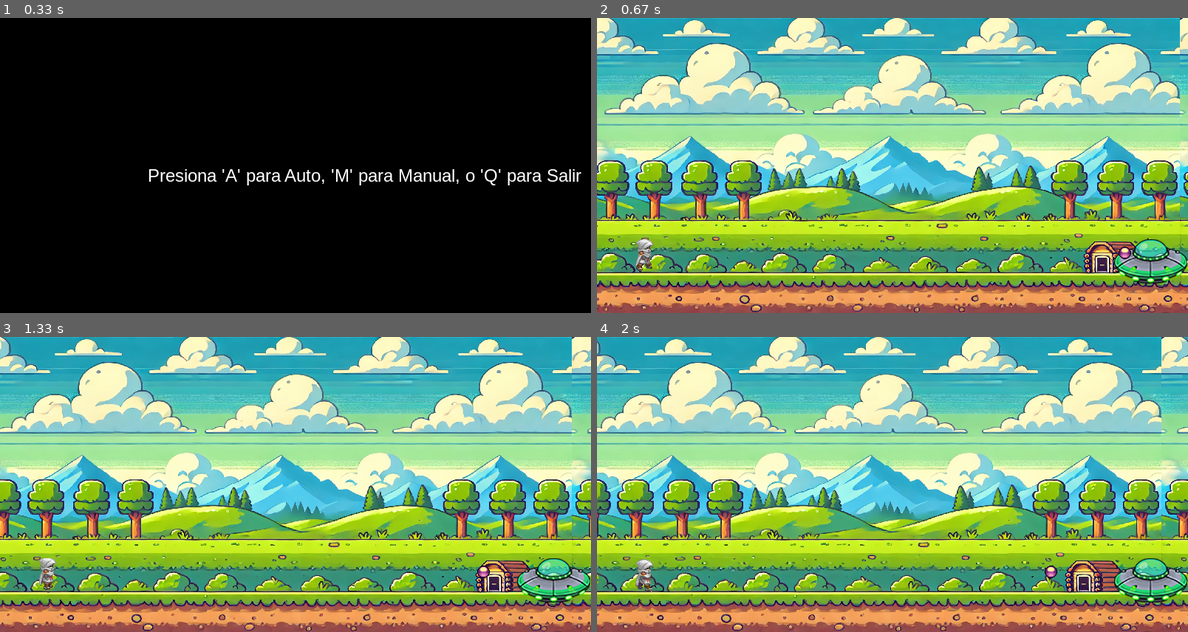
Above: before the commit, frames 1-4 (two rows, left to right).
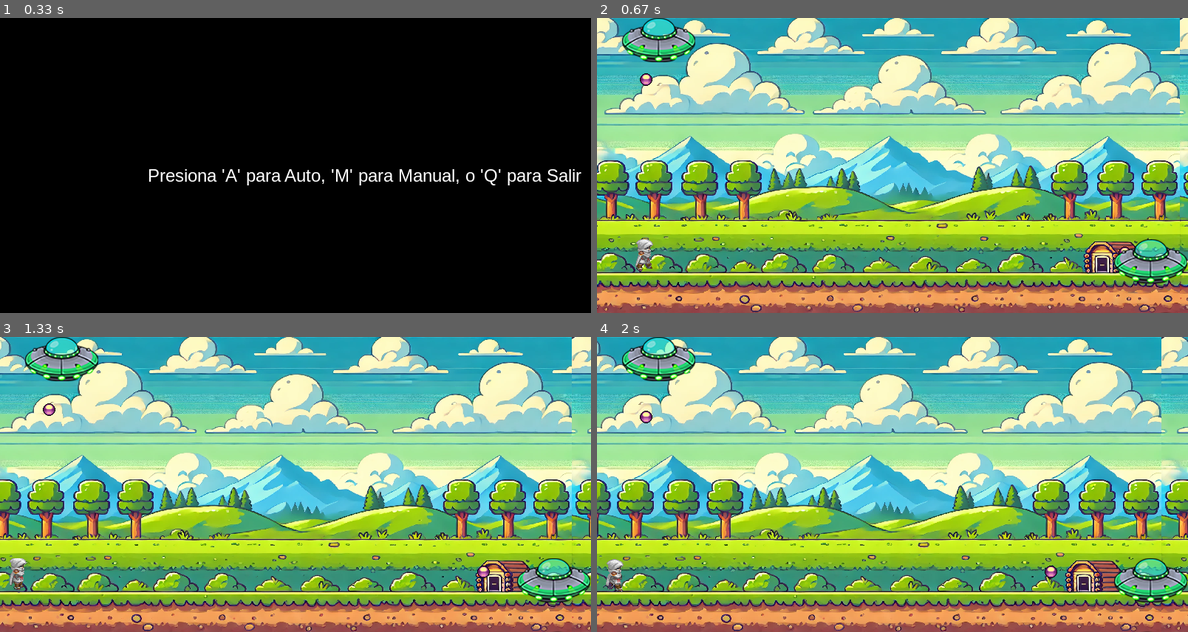
Above: after the commit, the same moments.

Repository: DonCarlosD/ActividadesIA
Game: pygame game, started from pygamesc/game.py
Two runs of this game, one before a commit and one after it. Both use one fixed random seed, a clock stepped at 60 frames per second and the inputs below.
Inputs:
- Up to frame 1 (0.33 s): no input
- Up to frame 2 (0.67 s): tap A at 0.33 s
- Up to frame 3 (1.33 s): hold A 0.67-1.13 s; hold Up 0.67-1.13 s; hold P from 1.17 s (still down); hold Up from 1.17 s (still down)
- Up to frame 4 (2 s): release P at 1.63 s; release Up at 1.63 s; hold P from 1.67 s (still down); hold Up from 1.67 s (still down)

Frame 1 is identical in both runs. In frame 2, 1.5% of the frame differs, in the area x 4-91%, y 0-82%; in frame 3, 1.9%; in frame 4, 1.9%, in the area x 1-17%, y 0-87%.

Commit message:
Añadir nueva mecánica de esquivar y lanzar pelotita desde la nave de arriba

Diff:
--- a/pygamesc/game.py
+++ b/pygamesc/game.py
@@ -61,7 +61,12 @@
 jugador = pygame.Rect(50, h - 100, 32, 48)
 bala = pygame.Rect(w - 50, h - 90, 16, 16)
 nave = pygame.Rect(w - 100, h - 100, 64, 64)
+nave_arriba = pygame.Rect(jugador.x, jugador.y - 64, 64, 64)  # Nueva nave arriba del jugador
 menu_rect = pygame.Rect(w // 2 - 135, h // 2 - 90, 270, 180)  # Tamaño del menú
+
+pelota_nave = pygame.Rect(jugador.x, 0, 16, 16)  # Pelotita lanzada desde la nave de arriba
+velocidad_pelota_nave = 0
+pelota_en_caida = False
 
 # Variables para la animación del jugador
 current_frame = 0
@@ -75,6 +80,12 @@
 # Variables para el fondo en movimiento
 fondo_x1 = 0
 fondo_x2 = w
+
+# Nueva variable para controlar si el jugador está esquivando a la izquierda
+esquivando_izquierda = False
+regresando = False
+posicion_inicial = 50  # X inicial del jugador
+posicion_izquierda = 10  # X a la que se mueve para esquivar
 
 # Función para disparar la bala
 def disparar_bala():
@@ -106,7 +117,8 @@
 
 # Función para actualizar el juego
 def update():
-    global bala, velocidad_bala, current_frame, frame_count, fondo_x1, fondo_x2
+    global bala, velocidad_bala, current_frame, frame_count, fondo_x1, fondo_x2, nave_arriba
+    global pelota_nave, velocidad_pelota_nave, pelota_en_caida
 
     # Mover el fondo
     fondo_x1 -= 1
@@ -133,8 +145,30 @@
     # Dibujar el jugador con la animación
     pantalla.blit(jugador_frames[current_frame], (jugador.x, jugador.y))
 
-    # Dibujar la nave
-    pantalla.blit(nave_img, (nave.x, nave.y))
+    # La nave de arriba siempre está fija en la parte superior, alineada con la posición inicial del jugador
+    nave_arriba.x = posicion_inicial - 16  # Centrar la nave sobre la posición inicial del jugador
+    nave_arriba.y = 0  # Siempre arriba
+
+    # Lanzar la pelotita si no está cayendo
+    if not pelota_en_caida:
+        pelota_nave.x = nave_arriba.x + (nave_arriba.width // 2) - 8  # Centrar respecto a la nave
+        pelota_nave.y = nave_arriba.y + nave_arriba.height
+        velocidad_pelota_nave = gravedad
+        pelota_en_caida = True
+
+    # Mover la pelotita si está cayendo
+    if pelota_en_caida:
+        pelota_nave.y += velocidad_pelota_nave
+        pantalla.blit(bala_img, (pelota_nave.x, pelota_nave.y))  # Puedes usar otra imagen si quieres
+
+        # Colisión entre la pelotita y el jugador
+        if jugador.colliderect(pelota_nave):
+            print("¡Colisión con la pelotita de la nave!")
+            reiniciar_juego()
+
+        # Si la pelotita llega al suelo, reiniciar
+        if pelota_nave.y > h:
+            pelota_en_caida = False
 
     # Mover y dibujar la bala
     if bala_disparada:
@@ -150,6 +184,17 @@
     if jugador.colliderect(bala):
         print("Colisión detectada!")
         reiniciar_juego()  # Terminar el juego y mostrar el menú
+
+    # Dibujar la nave
+    pantalla.blit(nave_img, (nave.x, nave.y))
+    pantalla.blit(nave_img, (nave_arriba.x, nave_arriba.y))  # Dibuja la nueva nave arriba del jugador
+
+def lanzar_pelota_nave():
+    global pelota_nave, velocidad_pelota_nave, pelota_en_caida
+    pelota_nave.x = nave_arriba.x + (nave_arriba.width // 2) - 8  # Centrar la pelotita respecto a la nave
+    pelota_nave.y = nave_arriba.y + nave_arriba.height
+    velocidad_pelota_nave = gravedad  # Velocidad igual a la gravedad
+    pelota_en_caida = True
 
 # Función para guardar datos del modelo en modo manual
 def guardar_datos():
@@ -208,7 +253,7 @@
     mostrar_menu()  # Mostrar el menú de nuevo para seleccionar modo
 
 def main():
-    global salto, en_suelo, bala_disparada
+    global salto, en_suelo, bala_disparada, esquivando_izquierda, regresando
 
     reloj = pygame.time.Clock()
     mostrar_menu()  # Mostrar el menú al inicio
@@ -219,22 +264,35 @@
             if evento.type == pygame.QUIT:
                 correr = False
             if evento.type == pygame.KEYDOWN:
-                if evento.key == pygame.K_SPACE and en_suelo and not pausa:  # Detectar la tecla espacio para saltar
-                    salto = True
-                    en_suelo = False
-                if evento.key == pygame.K_p:  # Presiona 'p' para pausar el juego
+                if evento.key == pygame.K_LEFT or evento.key == pygame.K_a:
+                    # Mover a la izquierda para esquivar la pelota de arriba
+                    if not esquivando_izquierda and jugador.x == posicion_inicial:
+                        jugador.x = posicion_izquierda
+                        esquivando_izquierda = True
+                        regresando = False
+                if evento.key == pygame.K_UP and en_suelo and not pausa:
+                    # Solo puede saltar después de esquivar a la izquierda
+                    if esquivando_izquierda:
+                        salto = True
+                        en_suelo = False
+                        regresando = True  # Después del salto, debe regresar
+                if evento.key == pygame.K_p:
                     pausa_juego()
-                if evento.key == pygame.K_q:  # Presiona 'q' para terminar el juego
+                if evento.key == pygame.K_q:
                     print("Juego terminado. Datos recopilados:", datos_modelo)
                     pygame.quit()
                     exit()
 
         if not pausa:
-            # Modo manual: el jugador controla el salto
+            # Modo manual: el jugador controla el salto y el movimiento lateral
             if not modo_auto:
                 if salto:
                     manejar_salto()
-                # Guardar los datos si estamos en modo manual
+                # Cuando termina el salto y debe regresar
+                if regresando and not salto and en_suelo and jugador.x != posicion_inicial:
+                    jugador.x = posicion_inicial
+                    esquivando_izquierda = False
+                    regresando = False
                 guardar_datos()
 
             # Actualizar el juego
